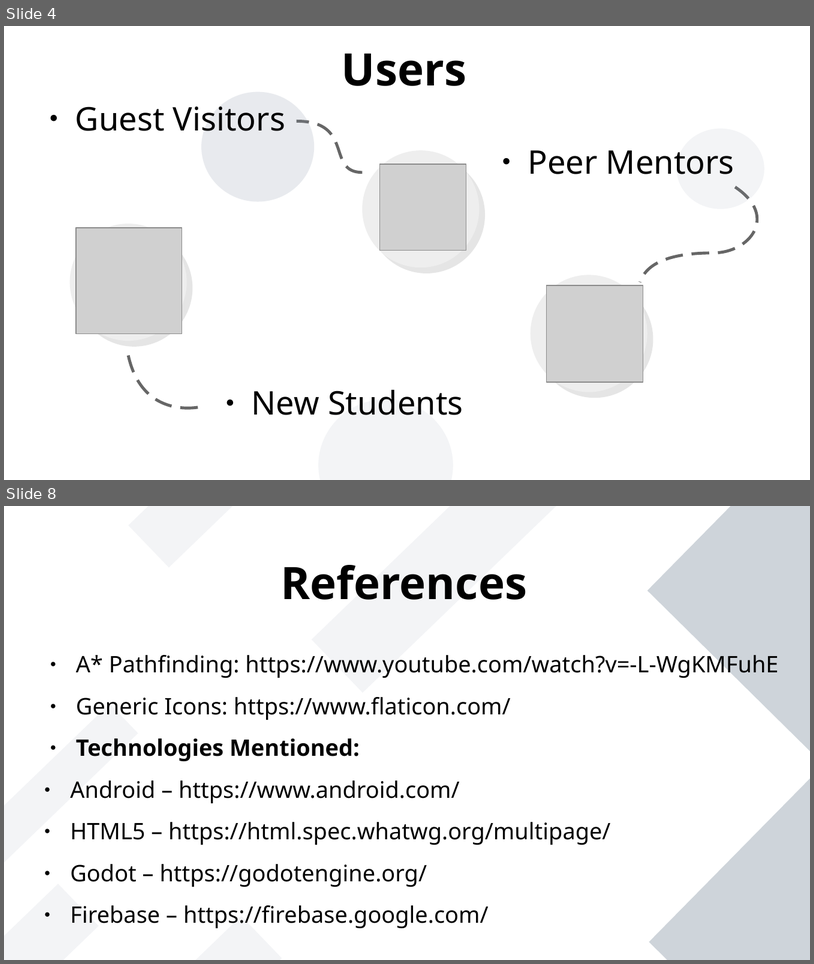
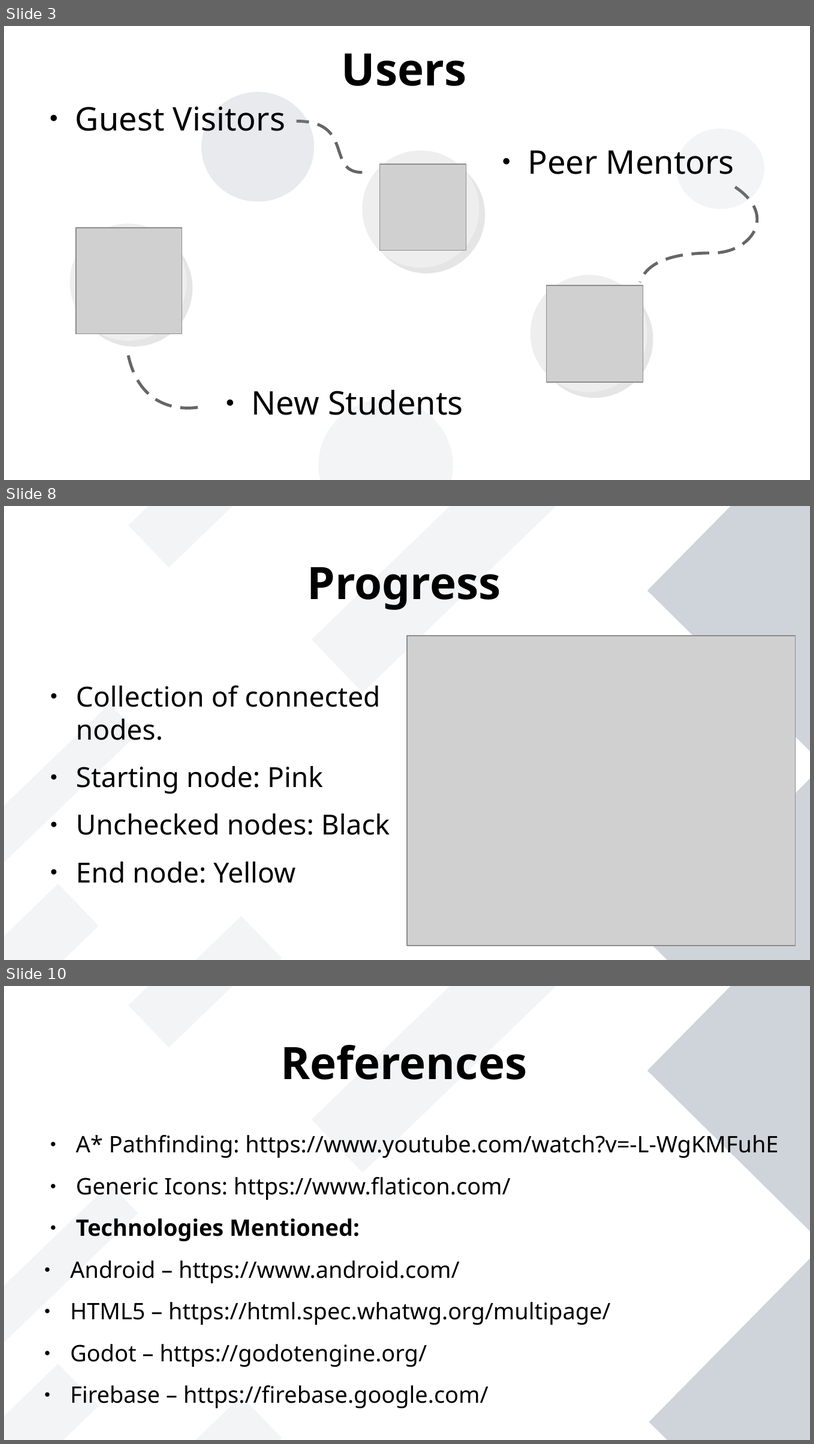
Before and after one commit to NotYetTerminal/Interactive-Map-SETU-Carlow, a slide deck: Project Documents/Gabor_Major_Interactive_Map_Presentation.odp. Shown one above the other, each under a label of ours: slides 4 and 8 before the commit, slides 3, 8 and 10 after it; the slides between them are not shown. The pictures are 814x964 and 814x1444 pixels, drawn with LibreOffice and Linux fonts; fonts in the diff are those of the drawing; grey boxes stand for pictures. Boxes give left, top, right and bottom in pixels: in the first picture for what was removed or moved away, otherwise in the second. Text is boxed around its words. In the diff, an @@ line names an element or a change of style, - is before the commit and + after.

```diff
--- a/Project Documents/Gabor_Major_Interactive_Map_Presentation.odp
+++ b/Project Documents/Gabor_Major_Interactive_Map_Presentation.odp
@@ slide 8 added at (4, 506, 810, 960), background #FFFFFF; not listed: 7 template elements that a slide beside it also shows @@
@@ title added at (308, 567, 501, 610), 44 pt, text #000000, bold @@
+Progress
@@ picture added at (407, 636, 796, 945) @@
@@ text added at (76, 685, 390, 883), 27.2 pt, text #000000 @@
+● Collection of connected nodes.
+● Starting node: Pink
+● Unchecked nodes: Black
+● End node: Yellow
@@ what was slide 4 is now slide 3 @@
@@ what was slide 8 is now slide 10 @@
```
Also in this commit, not shown: 2 slides changed, 4 other slides added, 2 slides removed, 1 other file.
